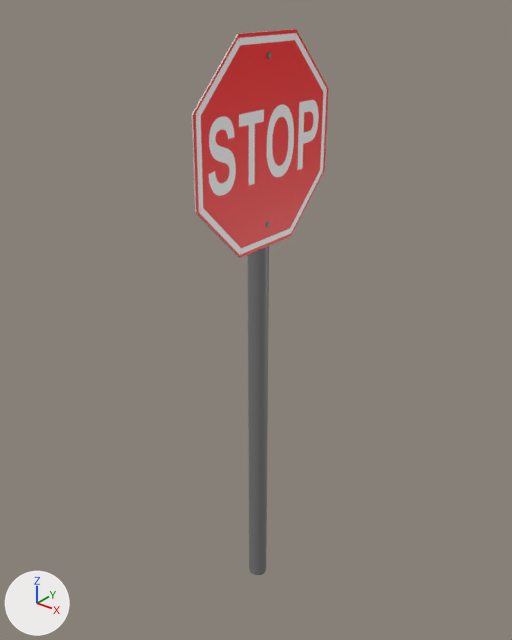
A saved change to the COLLADA model Tailgate/art.scnassets/stopsign.dae.
Camera for both pictures: a 50 mm camera at (3.91, -4.92, 3.97) aimed at (-0.16, 0.17, 0.82). Every picture has the same lights, and +X, +Y and +Z are marked at lower left.

In view in the first picture: 'Bolt', 'Bolt2', 'Pole', 'StopSign'.
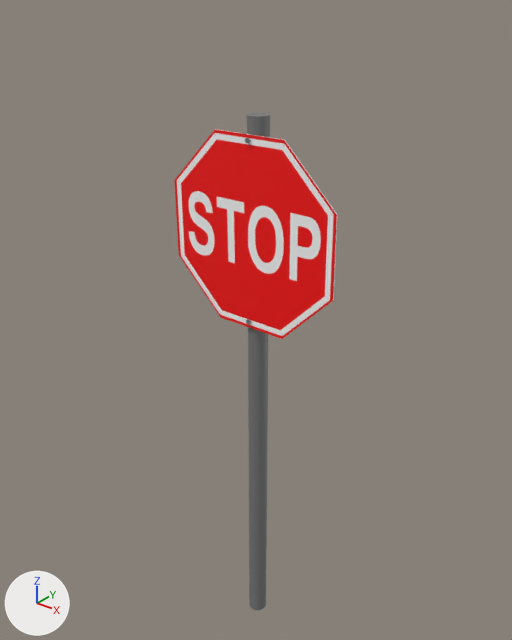
Where the change shows, as pixel boxes (x1, y1, x2, y2) in the pictures (512 x 640 px):
```json
{"object": "StopSign", "change": "moved, turned, rescaled", "before": [192, 29, 328, 258], "after": [174, 129, 338, 339]}
{"object": "Pole", "change": "moved, turned, rescaled", "before": [248, 246, 269, 575], "after": [247, 112, 270, 610]}
{"object": "Bolt2", "change": "turned, rescaled", "before": [267, 52, 272, 59], "after": [245, 137, 250, 143]}
{"object": "Bolt", "change": "moved, rescaled", "before": [266, 222, 270, 227], "after": [246, 319, 251, 324]}
```

Edits to the scene script, one JSON object a line:
```json
{"op": "add", "block": "ob_pole", "code": "ob_pole.parent = ob_stopsign_1"}
{"op": "set", "path": "ob_pole.location", "old": "(0.0, 0.0, 0.566)", "new": "(0.0, 0.0, 0.0)"}
{"op": "set", "path": "ob_pole.rotation_euler", "old": "(0.0, 0.0, 0.0)", "new": "(1.571, 0.0, 0.0)", "note": "degrees (0, 0, 0) -> degrees (90, 0, 0)"}
{"op": "set", "path": "ob_pole.scale", "old": "(0.101, 0.101, 2.9)", "new": "(1.21, 1.21, 35.0)"}
{"op": "add", "block": "ob_stopsign", "code": "ob_stopsign.parent = ob_stopsign_1"}
{"op": "set", "path": "ob_stopsign.location", "old": "(0.095, 0.0, 2.642)", "new": "(0.0, 22.0, 1.5)"}
{"op": "set", "path": "ob_stopsign.rotation_euler", "old": "(-1.571, 1.184, 1.571)", "new": "(-3.142, 0.0, -1.169)", "note": "degrees (-90, 68, 90) -> degrees (-180, 0, -67)"}
{"op": "set", "path": "ob_stopsign.scale", "old": "(1.0, 1.0, 0.00704)", "new": "(12.1, 12.1, 0.085)"}
{"op": "set", "path": "ob_bolt.location", "old": "(0.0595, 0.0, 1.931)", "new": "(0.0, 11.7, 1.2)"}
{"op": "set", "path": "ob_bolt.scale", "old": "(0.0828, 0.0828, 0.0828)", "new": "(1.0, 1.0, 1.0)"}
{"op": "set", "path": "ob_bolt2.rotation_euler", "old": "(0.0, 1.571, 0.0)", "new": "(0.0, 0.0, 0.0)", "note": "degrees (0, 90, 0) -> degrees (0, 0, 0)"}
{"op": "set", "path": "ob_bolt2.scale", "old": "(0.0828, 0.0828, 0.0828)", "new": "(1.0, 1.0, 1.0)"}
{"op": "add", "block": "ob_stopsign_1", "code": ["ob_stopsign_1 = bpy.data.objects.new('stopsign', None)", "ob_stopsign_1.location = (0.0, 0.0, 0.0)", "ob_stopsign_1.rotation_euler = (1.571, 0.0, 0.0)  # degrees (90, 0, 0)", "ob_stopsign_1.scale = (0.083, 0.0828, 0.0828)"]}
```
